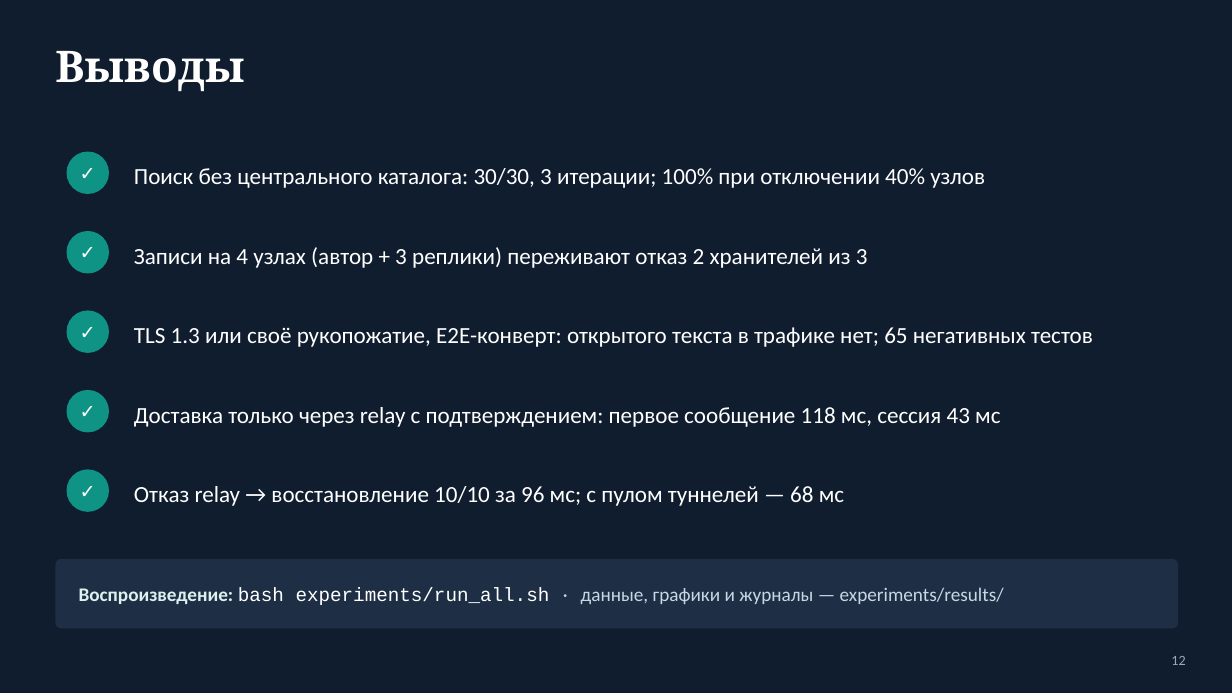
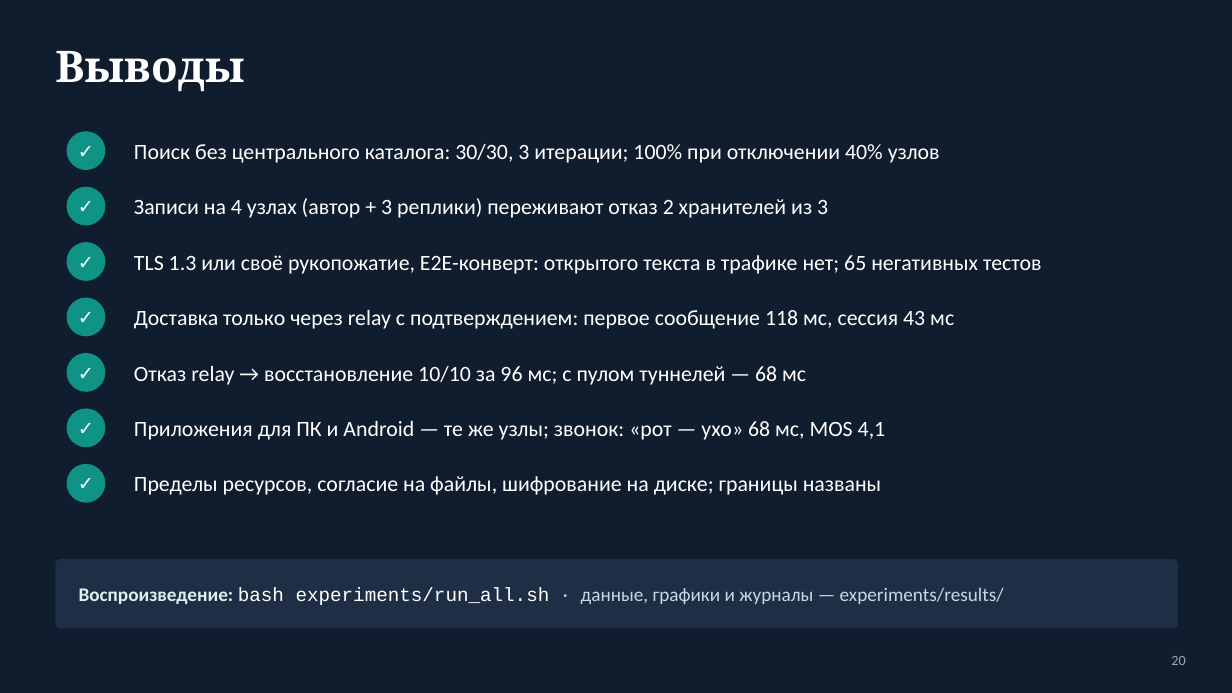
Before and after one commit to MordVamp/secure-p2p-overlay, a slide deck: slide 20 of docs/defense/Presentation.pptx (slide 12 before the commit). Drawn at 1232x693 pixels with LibreOffice and Linux fonts; fonts in the diff are those of the drawing. Boxes give left, top, right and bottom in pixels: in the first picture for what was removed or moved away, otherwise in the second. Text is boxed around its words. In the diff, an @@ line names an element or a change of style, - is before the commit and + after.

Commit message:
security+docs: DHT-квота по объёму (ADR-49); материалы к защите; CI-эмулятор
- DHT-хранилище: доля публикатора 1/16 объёма (2 из 32 МиБ) и 1/4 записей; сверх доли
  вытесняются его же давно не нужные записи, при переполнении — истёкшие, затем самого
  крупного публикатора; отказ — только откат версии и запись больше доли.
- Презентация 12 → 20 слайдов, Doklad.md из заметок, Theory.md §9–16,
  Defense_Guide.md — показ на ПК и телефоне, вопросы.
- SECURITY_IMPROVEMENTS: смена ключа и подмена, почему ключ узла не меняют, минусы ML-KEM.
- CI: эмулятор с запасом ресурсов, отчёт тестов и logcat при отказе.

```diff
--- a/docs/defense/Presentation.pptx
+++ b/docs/defense/Presentation.pptx
@@ ellipse "✓": place and size @@
-ellipse "✓" at bbox=[67, 152, 109, 194]
+ellipse "✓" at bbox=[67, 131, 105, 170]
@@ text "Поиск без центрального каталога: 30/30, ...": place and size @@
-text "Поиск без центрального каталога: 30/30, ..." at bbox=[134, 168, 985, 188]
+text "Поиск без центрального каталога: 30/30, ..." at bbox=[134, 144, 940, 163]
@@ ellipse "✓": place and size @@
-ellipse "✓" at bbox=[67, 231, 109, 274]
+ellipse "✓" at bbox=[67, 187, 105, 226]
@@ text "Записи на 4 узлах (автор ...": place and size @@
-text "Записи на 4 узлах (автор ..." at bbox=[134, 247, 868, 268]
+text "Записи на 4 узлах (автор ..." at bbox=[134, 198, 828, 218]
@@ text "TLS 1.3 или своё рукопожатие, ...": place and size @@
-text "TLS 1.3 или своё рукопожатие, ..." at bbox=[134, 327, 1093, 347]
+text "TLS 1.3 или своё рукопожатие, ..." at bbox=[134, 255, 1042, 274]
@@ ellipse "✓": place and size @@
-ellipse "✓" at bbox=[67, 311, 109, 353]
+ellipse "✓" at bbox=[67, 242, 105, 281]
@@ ellipse "✓": place and size @@
-ellipse "✓" at bbox=[67, 390, 109, 433]
+ellipse "✓" at bbox=[67, 298, 105, 336]
@@ text "Доставка только через relay с ...": place and size @@
-text "Доставка только через relay с ..." at bbox=[134, 407, 1000, 427]
+text "Доставка только через relay с ..." at bbox=[134, 310, 954, 329]
@@ ellipse added at bbox=[67, 353, 105, 392], fill #0E9384, 15 pt, text #FFFFFF, bold @@
+✓
@@ size 18 to 17 pt in 5 elements at bbox=[134, 144, 940, 163], bbox=[134, 198, 828, 218], bbox=[134, 255, 1042, 274], bbox=[134, 310, 954, 329], bbox=[134, 366, 806, 385] @@
@@ text "Отказ relay → восстановление 10/10 ...": place and size @@
-text "Отказ relay → восстановление 10/10 ..." at bbox=[134, 486, 844, 506]
+text "Отказ relay → восстановление 10/10 ..." at bbox=[134, 366, 806, 385]
@@ ellipse added at bbox=[67, 409, 105, 447], fill #0E9384, 15 pt, text #FFFFFF, bold @@
+✓
@@ text added at bbox=[134, 421, 886, 440], 17 pt, text #FFFFFF @@
+Приложения для ПК и Android — те же узлы; звонок: «рот — ухо» 68 мс, MOS 4,1
@@ ellipse "✓": place and size @@
-ellipse "✓" at bbox=[67, 470, 109, 512]
+ellipse "✓" at bbox=[67, 464, 105, 503]
@@ text added at bbox=[134, 476, 881, 495], 17 pt, text #FFFFFF @@
+Пределы ресурсов, согласие на файлы, шифрование на диске; границы названы
@@ text at bbox=[1171, 656, 1185, 665]: text changed @@
-12
+20
```
Also in this commit, not shown: 8 slides added, 28 other files.
